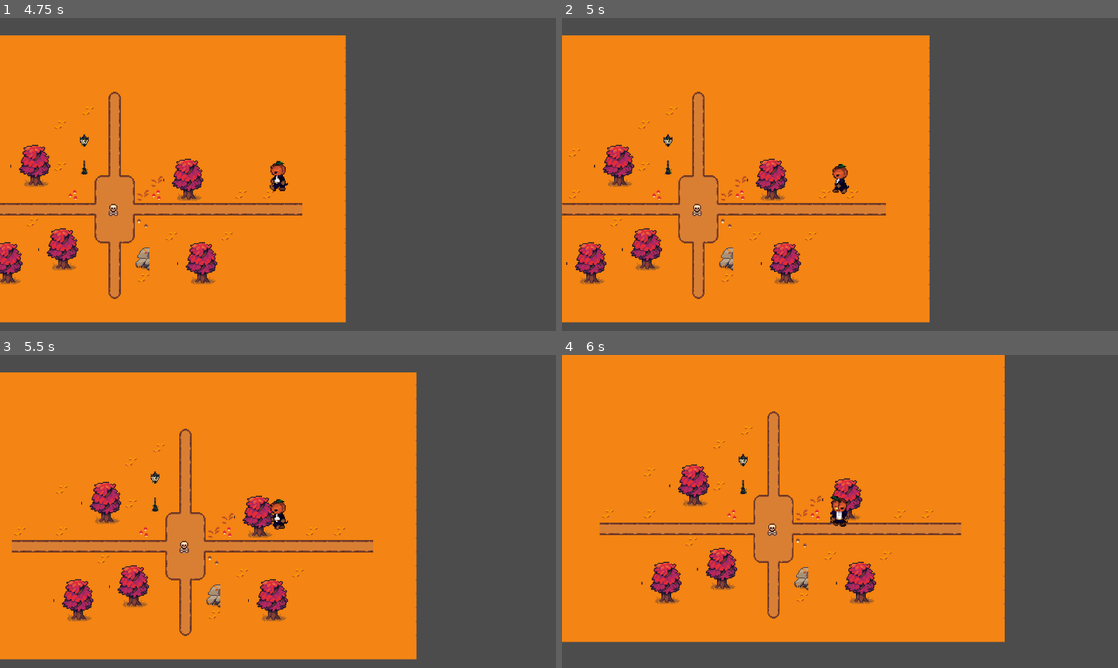
Above: before the commit, frames 1-4 (two rows, left to right).
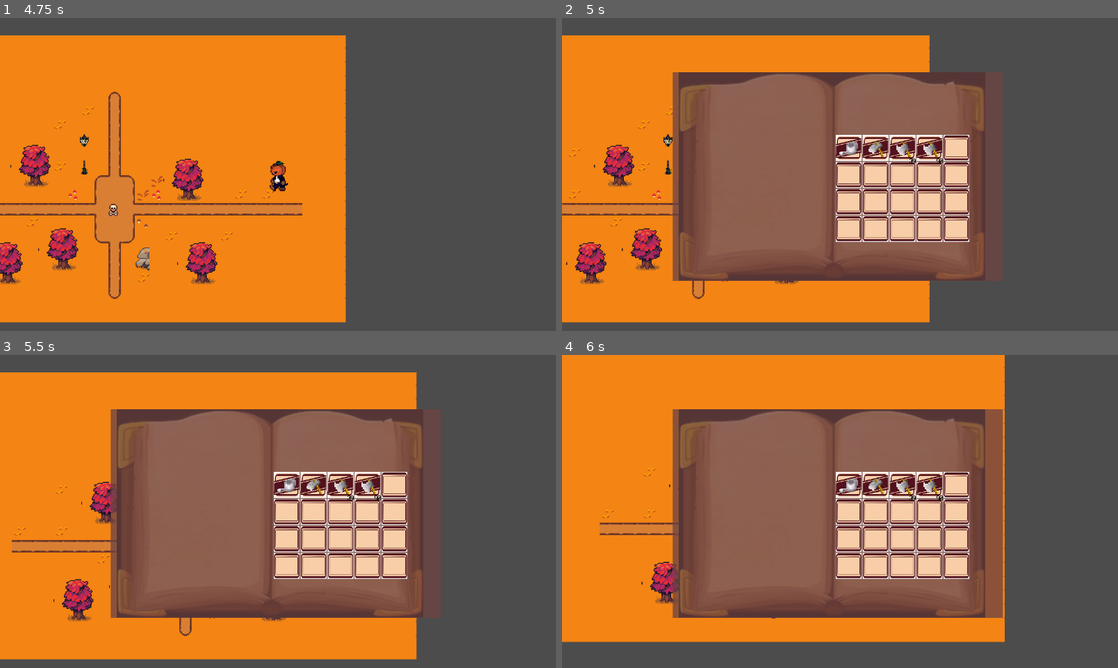
Above: after the commit, the same moments.

Repository: debsscc/Hallowtown
Game: Godot game, scene res://scenes/menu.tscn
Same seed, same stepped clock (60 frames per second), same inputs: the game is played once before the commit and once after it.
Inputs (mouse positions are in pixels of both pictures, inside the frame that each line leads up to):
- Up to frame 1 (4.75 s): click (278, 246) at 0.5 s; tap Enter (enter) at 1.25, 2.1, 3.05, 3.6 s; move the mouse to (400, 158) at 1.27 s; hold D (right) 1.28-2.03 s; hold Enter (enter) 1.28-2.03 s; click (400, 158) at 1.42 s; move the mouse to (166, 190) at 2.02 s; hold S (down) 2.03-2.78 s; click (166, 190) at 2.17 s; move the mouse to (333, 105) at 2.77 s; hold D (right) 2.78-3.53 s; hold Shift (run) 2.78-3.53 s; click (333, 105) at 2.92 s; move the mouse to (250, 237) at 3.52 s; hold W (up) 3.53-4.28 s; click (250, 237) at 3.67 s; move the mouse to (444, 221) at 4.27 s; hold A (left) from 4.28 s (still down); hold Enter (enter) from 4.28 s (still down); click (444, 221) at 4.42 s
- Up to frame 2 (5 s): keep holding A (left); keep holding Enter (enter); tap Q (inventory) at 4.9 s
- Up to frame 3 (5.5 s): keep holding A (left); move the mouse to (111, 464) at 5.02 s; release Enter (enter) at 5.03 s; tap Shift (run) at 5.1 s; click (111, 464) at 5.17 s; tap Enter (enter) at 5.3 s
- Up to frame 4 (6 s): move the mouse to (867, 511) at 5.77 s; release A (left) at 5.78 s; hold S (down) from 5.78 s (still down); hold Enter (enter) from 5.78 s (still down); click (867, 511) at 5.92 s

Frame 1 is identical in both runs. In frame 2, 39% of the frame differs, in the area x 19-80%, y 17-84%; in frame 3, 39%; in frame 4, 39%.

Commit message:
update playerinventory.gd

Diff:
--- a/data/ItemData.json
+++ b/data/ItemData.json
@@ -9,9 +9,9 @@
 		"StackSize": 1,
 		"Description": "Ferramenta utilizada para regar as plantas."
 	},
-	"Axe": {
+	"Guarana Seed": {
 		"ItemCategory": "Seed",
 		"StackSize": 99,
-		"Description": "Sementes para cultivar Guarana."
+		"Description": "Semente que origina o Guarana."
 	},
 }
--- a/project.godot
+++ b/project.godot
@@ -17,6 +17,7 @@
 
 Global="*res://scripts/global.gd"
 JSONdata="*res://scripts/JSONdata.gd"
+PlayerInventory="*res://scripts/playerinventory.gd"
 
 [display]
 
@@ -89,19 +90,19 @@
 , Object(InputEventKey,"resource_local_to_scene":false,"resource_name":"","device":0,"alt":false,"shift":false,"control":true,"meta":false,"command":true,"pressed":false,"scancode":0,"physical_scancode":16777240,"unicode":0,"echo":false,"script":null)
  ]
 }
-E={
-"deadzone": 0.5,
-"events": [ Object(InputEventKey,"resource_local_to_scene":false,"resource_name":"","device":0,"alt":false,"shift":false,"control":false,"meta":false,"command":false,"pressed":false,"scancode":0,"physical_scancode":69,"unicode":0,"echo":false,"script":null)
- ]
-}
 inventory={
 "deadzone": 0.5,
 "events": [ Object(InputEventKey,"resource_local_to_scene":false,"resource_name":"","device":0,"alt":false,"shift":false,"control":false,"meta":false,"command":false,"pressed":false,"scancode":0,"physical_scancode":81,"unicode":0,"echo":false,"script":null)
  ]
 }
-Q={
+tab={
 "deadzone": 0.5,
-"events": [ Object(InputEventKey,"resource_local_to_scene":false,"resource_name":"","device":0,"alt":false,"shift":false,"control":false,"meta":false,"command":false,"pressed":false,"scancode":0,"physical_scancode":81,"unicode":0,"echo":false,"script":null)
+"events": [ Object(InputEventKey,"resource_local_to_scene":false,"resource_name":"","device":0,"alt":false,"shift":false,"control":false,"meta":false,"command":false,"pressed":false,"scancode":0,"physical_scancode":16777218,"unicode":0,"echo":false,"script":null)
+ ]
+}
+pause={
+"deadzone": 0.5,
+"events": [ Object(InputEventKey,"resource_local_to_scene":false,"resource_name":"","device":0,"alt":false,"shift":false,"control":false,"meta":false,"command":false,"pressed":false,"scancode":0,"physical_scancode":16777217,"unicode":0,"echo":false,"script":null)
  ]
 }
 rigth_click={
@@ -114,11 +115,6 @@
 "events": [ Object(InputEventMouseButton,"resource_local_to_scene":false,"resource_name":"","device":0,"alt":false,"shi …(212 unchanged characters)…
  ]
 }
-pause={
-"deadzone": 0.5,
-"events": [ Object(InputEventKey,"resource_local_to_scene":false,"resource_name":"","device":0,"alt":false,"shift":false,"control":false,"meta":false,"command":false,"pressed":false,"scancode":0,"physical_scancode":16777217,"unicode":0,"echo":false,"script":null)
- ]
-}
 scroll_down={
 "deadzone": 0.5,
 "events": [ Object(InputEventMouseButton,"resource_local_to_scene":false,"resource_name":"","device":0,"alt":false,"shi …(212 unchanged characters)…
@@ -129,11 +125,6 @@
 "events": [ Object(InputEventMouseButton,"resource_local_to_scene":false,"resource_name":"","device":0,"alt":false,"shi …(212 unchanged characters)…
  ]
 }
-Tab={
-"deadzone": 0.5,
-"events": [ Object(InputEventKey,"resource_local_to_scene":false,"resource_name":"","device":0,"alt":false,"shift":false,"control":false,"meta":false,"command":false,"pressed":false,"scancode":0,"physical_scancode":16777218,"unicode":0,"echo":false,"script":null)
- ]
-}
 
 [physics]
 
--- a/scenes/inventory.tscn
+++ b/scenes/inventory.tscn
@@ -10,198 +10,198 @@
 region_rect = Rect2( 0, 0, 482, 247 )
 
 [node name="inventory" type="Node2D"]
-scale = Vector2( 3, 3 )
 script = ExtResource( 4 )
 
 [node name="TextureRect" type="TextureRect" parent="."]
 margin_right = 1175.0
 margin_bottom = 799.0
-rect_scale = Vector2( 0.3, 0.3 )
+rect_scale = Vector2( 0.6, 0.6 )
 texture = ExtResource( 1 )
 
 [node name="ColorRect" type="ColorRect" parent="."]
-margin_right = 380.0
-margin_bottom = 240.0
+margin_left = -14.0
+margin_right = 746.0
+margin_bottom = 480.0
 color = Color( 0.431373, 0.266667, 0.266667, 0.780392 )
 
 [node name="GridContainer" type="GridContainer" parent="."]
-margin_left = 188.0
-margin_top = 61.0
-margin_right = 321.0
-margin_bottom = 167.0
+margin_left = 361.0
+margin_top = 144.0
+margin_right = 669.0
+margin_bottom = 390.0
 custom_constants/vseparation = 2
 custom_constants/hseparation = 2
 columns = 5
 
 [node name="Slot1" type="Panel" parent="GridContainer"]
-margin_right = 25.0
-margin_bottom = 25.0
-rect_min_size = Vector2( 25, 25 )
+margin_right = 60.0
+margin_bottom = 60.0
+rect_min_size = Vector2( 60, 60 )
 rect_pivot_offset = Vector2( -368, -85 )
 custom_styles/panel = SubResource( 1 )
 script = ExtResource( 3 )
 
 [node name="Slot2" type="Panel" parent="GridContainer"]
-margin_left = 27.0
-margin_right = 52.0
-margin_bottom = 25.0
-rect_min_size = Vector2( 25, 25 )
+margin_left = 62.0
+margin_right = 122.0
+margin_bottom = 60.0
+rect_min_size = Vector2( 60, 60 )
 custom_styles/panel = SubResource( 1 )
 script = ExtResource( 3 )
 
 [node name="Slot3" type="Panel" parent="GridContainer"]
-margin_left = 54.0
-margin_right = 79.0
-margin_bottom = 25.0
-rect_min_size = Vector2( 25, 25 )
+margin_left = 124.0
+margin_right = 184.0
+margin_bottom = 60.0
+rect_min_size = Vector2( 60, 60 )
 custom_styles/panel = SubResource( 1 )
 script = ExtResource( 3 )
 
 [node name="Slot4" type="Panel" parent="GridContainer"]
-margin_left = 81.0
-margin_right = 106.0
-margin_bottom = 25.0
-rect_min_size = Vector2( 25, 25 )
+margin_left = 186.0
+margin_right = 246.0
+margin_bottom = 60.0
+rect_min_size = Vector2( 60, 60 )
 custom_styles/panel = SubResource( 1 )
 script = ExtResource( 3 )
 
 [node name="Slot5" type="Panel" parent="GridContainer"]
-margin_left = 108.0
-margin_right = 133.0
-margin_bottom = 25.0
-rect_min_size = Vector2( 25, 25 )
+margin_left = 248.0
+margin_right = 308.0
+margin_bottom = 60.0
+rect_min_size = Vector2( 60, 60 )
 custom_styles/panel = SubResource( 1 )
 script = ExtResource( 3 )
 
 [node name="Slot6" type="Panel" parent="GridContainer"]
-margin_top = 27.0
-margin_right = 25.0
-margin_bottom = 52.0
-rect_min_size = Vector2( 25, 25 )
+margin_top = 62.0
+margin_right = 60.0
+margin_bottom = 122.0
+rect_min_size = Vector2( 60, 60 )
 custom_styles/panel = SubResource( 1 )
 script = ExtResource( 3 )
 
 [node name="Slot7" type="Panel" parent="GridContainer"]
-margin_left = 27.0
-margin_top = 27.0
-margin_right = 52.0
-margin_bottom = 52.0
-rect_min_size = Vector2( 25, 25 )
+margin_left = 62.0
+margin_top = 62.0
+margin_right = 122.0
+margin_bottom = 122.0
+rect_min_size = Vector2( 60, 60 )
 custom_styles/panel = SubResource( 1 )
 script = ExtResource( 3 )
 
 [node name="Slot8" type="Panel" parent="GridContainer"]
-margin_left = 54.0
-margin_top = 27.0
-margin_right = 79.0
-margin_bottom = 52.0
-rect_min_size = Vector2( 25, 25 )
+margin_left = 124.0
+margin_top = 62.0
+margin_right = 184.0
+margin_bottom = 122.0
+rect_min_size = Vector2( 60, 60 )
 custom_styles/panel = SubResource( 1 )
 script = ExtResource( 3 )
 
 [node name="Slot9" type="Panel" parent="GridContainer"]
-margin_left = 81.0
-margin_top = 27.0
-margin_right = 106.0
-margin_bottom = 52.0
-rect_min_size = Vector2( 25, 25 )
+margin_left = 186.0
+margin_top = 62.0
+margin_right = 246.0
+margin_bottom = 122.0
+rect_min_size = Vector2( 60, 60 )
 custom_styles/panel = SubResource( 1 )
 script = ExtResource( 3 )
 
 [node name="Slot10" type="Panel" parent="GridContainer"]
-margin_left = 108.0
-margin_top = 27.0
-margin_right = 133.0
-margin_bottom = 52.0
-rect_min_size = Vector2( 25, 25 )
+margin_left = 248.0
+margin_top = 62.0
+margin_right = 308.0
+margin_bottom = 122.0
+rect_min_size = Vector2( 60, 60 )
 custom_styles/panel = SubResource( 1 )
 script = ExtResource( 3 )
 
 [node name="Slot11" type="Panel" parent="GridContainer"]
-margin_top = 54.0
-margin_right = 25.0
-margin_bottom = 79.0
-rect_min_size = Vector2( 25, 25 )
+margin_top = 124.0
+margin_right = 60.0
+margin_bottom = 184.0
+rect_min_size = Vector2( 60, 60 )
 rect_pivot_offset = Vector2( -368, -85 )
 custom_styles/panel = SubResource( 1 )
 script = ExtResource( 3 )
 
 [node name="Slot12" type="Panel" parent="GridContainer"]
-margin_left = 27.0
-margin_top = 54.0
-margin_right = 52.0
-margin_bottom = 79.0
-rect_min_size = Vector2( 25, 25 )
+margin_left = 62.0
+margin_top = 124.0
+margin_right = 122.0
+margin_bottom = 184.0
+rect_min_size = Vector2( 60, 60 )
 custom_styles/panel = SubResource( 1 )
 script = ExtResource( 3 )
 
 [node name="Slot13" type="Panel" parent="GridContainer"]
-margin_left = 54.0
-margin_top = 54.0
-margin_right = 79.0
-margin_bottom = 79.0
-rect_min_size = Vector2( 25, 25 )
+margin_left = 124.0
+margin_top = 124.0
+margin_right = 184.0
+margin_bottom = 184.0
+rect_min_size = Vector2( 60, 60 )
 custom_styles/panel = SubResource( 1 )
 script = ExtResource( 3 )
 
 [node name="Slot14" type="Panel" parent="GridContainer"]
-margin_left = 81.0
-margin_top = 54.0
-margin_right = 106.0
-margin_bottom = 79.0
-rect_min_size = Vector2( 25, 25 )
+margin_left = 186.0
+margin_top = 124.0
+margin_right = 246.0
+margin_bottom = 184.0
+rect_min_size = Vector2( 60, 60 )
 custom_styles/panel = SubResource( 1 )
 script = ExtResource( 3 )
 
 [node name="Slot15" type="Panel" parent="GridContainer"]
-margin_left = 108.0
-margin_top = 54.0
-margin_right = 133.0
-margin_bottom = 79.0
-rect_min_size = Vector2( 25, 25 )
+margin_left = 248.0
+margin_top = 124.0
+margin_right = 308.0
+margin_bottom = 184.0
+rect_min_size = Vector2( 60, 60 )
 custom_styles/panel = SubResource( 1 )
 script = ExtResource( 3 )
 
 [node name="Slot16" type="Panel" parent="GridContainer"]
-margin_top = 81.0
-margin_right = 25.0
-margin_bottom = 106.0
-rect_min_size = Vector2( 25, 25 )
+margin_top = 186.0
+margin_right = 60.0
+margin_bottom = 246.0
+rect_min_size = Vector2( 60, 60 )
 custom_styles/panel = SubResource( 1 )
 script = ExtResource( 3 )
 
 [node name="Slot17" type="Panel" parent="GridContainer"]
-margin_left = 27.0
-margin_top = 81.0
-margin_right = 52.0
-margin_bottom = 106.0
-rect_min_size = Vector2( 25, 25 )
+margin_left = 62.0
+margin_top = 186.0
+margin_right = 122.0
+margin_bottom = 246.0
+rect_min_size = Vector2( 60, 60 )
 custom_styles/panel = SubResource( 1 )
 script = ExtResource( 3 )
 
 [node name="Slot18" type="Panel" parent="GridContainer"]
-margin_left = 54.0
-margin_top = 81.0
-margin_right = 79.0
-margin_bottom = 106.0
-rect_min_size = Vector2( 25, 25 )
+margin_left = 124.0
+margin_top = 186.0
+margin_right = 184.0
+margin_bottom = 246.0
+rect_min_size = Vector2( 60, 60 )
 custom_styles/panel = SubResource( 1 )
 script = ExtResource( 3 )
 
 [node name="Slot19" type="Panel" parent="GridContainer"]
-margin_left = 81.0
-margin_top = 81.0
-margin_right = 106.0
-margin_bottom = 106.0
-rect_min_size = Vector2( 25, 25 )
+margin_left = 186.0
+margin_top = 186.0
+margin_right = 246.0
+margin_bottom = 246.0
+rect_min_size = Vector2( 60, 60 )
 custom_styles/panel = SubResource( 1 )
 script = ExtResource( 3 )
 
 [node name="Slot20" type="Panel" parent="GridContainer"]
-margin_left = 108.0
-margin_top = 81.0
-margin_right = 133.0
-margin_bottom = 106.0
-rect_min_size = Vector2( 25, 25 )
-custom_styles/panel = SubResource( 1 )
-script = ExtResource( 3 )
+margin_left = 248.0
+margin_top = 186.0
+margin_right = 308.0
+margin_bottom = 246.0
+rect_min_size = Vector2( 60, 60 )
+custom_styles/panel = SubResource( 1 )
+script = ExtResource( 3 )
--- a/scenes/item.tscn
+++ b/scenes/item.tscn
@@ -1,7 +1,7 @@
 [gd_scene load_steps=5 format=2]
 
 [ext_resource path="res://scripts/item.gd" type="Script" id=1]
-[ext_resource path="res://assets/Item/Axe.png" type="Texture" id=2]
+[ext_resource path="res://assets/Item/Watering Can.png" type="Texture" id=2]
 [ext_resource path="res://tipografias/easvhs.ttf" type="DynamicFontData" id=3]
 
 [sub_resource type="DynamicFont" id=1]
@@ -10,10 +10,13 @@
 font_data = ExtResource( 3 )
 
 [node name="item" type="Node2D"]
+scale = Vector2( 2.7, 2.7 )
 z_index = 1
 script = ExtResource( 1 )
 
 [node name="TextureRect" type="TextureRect" parent="."]
+margin_right = 100.0
+margin_bottom = 100.0
 rect_min_size = Vector2( 20, 20 )
 rect_scale = Vector2( 0.25, 0.25 )
 mouse_filter = 2
--- a/scenes/main.tscn
+++ b/scenes/main.tscn
@@ -7,6 +7,8 @@
 [ext_resource path="res://assets/Tiny FOREST/items_objects/autumn items.png" type="Texture" id=5]
 [ext_resource path="res://assets/arvores.png" type="Texture" id=6]
 [ext_resource path="res://scenes/store.tscn" type="PackedScene" id=7]
+[ext_resource path="res://scripts/userinterface.gd" type="Script" id=8]
+[ext_resource path="res://scenes/inventory.tscn" type="PackedScene" id=9]
 
 [sub_resource type="TileSet" id=1]
 0/name = "autumn tilemap.png 0"
@@ -1904,3 +1906,10 @@
 
 [node name="store" parent="Loja" instance=ExtResource( 7 )]
 position = Vector2( -198, 40 )
+
+[node name="UserInterface" type="CanvasLayer" parent="."]
+script = ExtResource( 8 )
+
+[node name="inventory" parent="UserInterface" instance=ExtResource( 9 )]
+visible = false
+position = Vector2( 269, 125 )
--- a/scenes/player.tscn
+++ b/scenes/player.tscn
@@ -6,7 +6,6 @@
 [ext_resource path="res://Characters/Pumpking boi/andabaixo-Sheet.png" type="Texture" id=4]
 [ext_resource path="res://Characters/Pumpking boi/andadir-Sheet.png" type="Texture" id=5]
 [ext_resource path="res://Characters/Pumpking boi/andacima-Sheet-Sheet.png" type="Texture" id=6]
-[ext_resource path="res://scenes/inventory.tscn" type="PackedScene" id=7]
 
 [sub_resource type="AtlasTexture" id=44]
 atlas = ExtResource( 1 )
@@ -212,7 +211,7 @@
 scale = Vector2( 1.17969, 1.17969 )
 frames = SubResource( 56 )
 animation = "sidewalk-esq"
-frame = 5
+frame = 4
 playing = true
 
 [node name="Camera2D" type="Camera2D" parent="."]
@@ -222,9 +221,3 @@
 [node name="CollisionShape2D" type="CollisionShape2D" parent="."]
 position = Vector2( 0, 4 )
 shape = SubResource( 43 )
-
-[node name="UI" type="Node2D" parent="."]
-
-[node name="inventory" parent="UI" instance=ExtResource( 7 )]
-visible = false
-position = Vector2( -191, -114 )
--- a/scripts/inventory.gd
+++ b/scripts/inventory.gd
@@ -5,38 +5,66 @@
 var holding_item = null
 
 func _ready():
-	for inv_slot in inventory_slots.get_children():
-		inv_slot.connect("gui_input", self, "slot_gui_input", [inv_slot])
+	var slots = inventory_slots.get_children()
+	for i in range(slots.size()):
+		slots[i].connect("gui_input", self, "slot_gui_input", [slots[i]])
+		slots[i].slot_index = i
+	initialize_inventory()
+
+func initialize_inventory():
+	var slots = inventory_slots.get_children()
+	for i in range(slots.size()):
+		if PlayerInventory.inventory.has(i):
+			slots[i].initialize_item(PlayerInventory.inventory[i][0], PlayerInventory.inventory[i][1])
+
 
 func slot_gui_input(event: InputEvent, slot: SlotClass):
 	if event is InputEventMouseButton:
 		if event.button_index == BUTTON_LEFT && event.pressed:
-			if holding_item != null: #segurando item
-				if !slot.item: #slot vazio
-					slot.putIntoSlot(holding_item)
-					holding_item = null
+			if holding_item != null:
+				if !slot.item:
+					left_click_empty_slot(slot)
 				else: #slot ocupado
-					if holding_item.item_name != slot.item.item_name: #item diferente = trocar
-						var temp_item = slot.item
-						slot.pickFromSlot()
-						temp_item.global_position = event.global_position
-						slot.putIntoSlot(holding_item)
-						holding_item = temp_item
-					else: #item igual = mesclar
-						var stack_size = int(JSONdata.item_data[slot.item.item_name]["StackSize"])
-						var able_to_add = stack_size - slot.item.item_quantity
-						if able_to_add >= holding_item.item_quantity:
-							slot.item.add_item_quantity(holding_item.item_quantity)
-							holding_item.queue_free()
-							holding_item = null
-						else:
-							slot.item.add_item_quantity(able_to_add)
-							holding_item.decrease_item_quantity(able_to_add)
-			elif slot.item: #não esta segurando item
-				holding_item = slot.item
-				slot.pickFromSlot()
-				holding_item.global_position = get_global_mouse_position()
+					if holding_item.item_name != slot.item.item_name:
+						left_click_different_item(event, slot)
+					else:
+						left_click_same_item(slot)
+			elif slot.item:
+				left_click_not_holding(slot)
 
 func _input(event):
 	if holding_item:
 		holding_item.global_position = get_global_mouse_position()
+
+func left_click_empty_slot(slot: SlotClass):
+	PlayerInventory.add_item_to_empty_slot(holding_item, slot)
+	slot.putIntoSlot(holding_item)
+	holding_item = null
+
+func left_click_different_item(event: InputEvent, slot: SlotClass):
+	PlayerInventory.remove_item(slot)
+	PlayerInventory.add_item_to_empty_slot(holding_item, slot)
+	var temp_item = slot.item
+	slot.pickFromSlot()
+	temp_item.global_position = event.global_position
+	slot.putIntoSlot(holding_item)
+	holding_item = temp_item
+
+func left_click_same_item(slot: SlotClass):
+	var stack_size = int(JSONdata.item_data[slot.item.item_name]["StackSize"])
+	var able_to_add = stack_size - slot.item.item_quantity
+	if able_to_add >= holding_item.item_quantity:
+		PlayerInventory.add_item_quantity(slot, holding_item.item_quantity)
+		slot.item.add_item_quantity(holding_item.item_quantity)
+		holding_item.queue_free()
+		holding_item = null
+	else:
+		PlayerInventory.add_item_quantity(slot, able_to_add)
+		slot.item.add_item_quantity(able_to_add)
+		holding_item.decrease_item_quantity(able_to_add)
+
+func left_click_not_holding(slot: SlotClass):
+	PlayerInventory.remove_item(slot)
+	holding_item = slot.item
+	slot.pickFromSlot()
+	holding_item.global_position = get_global_mouse_position()
--- a/scripts/item.gd
+++ b/scripts/item.gd
@@ -10,7 +10,7 @@
 	elif rand_val == 1:
 		item_name = "Watering Can"
 	else:
-		item_name = "Axe"
+		item_name = "Guarana Seed"
 
 	$TextureRect.texture = load("res://assets/Item/" + item_name + ".png")
 	var stack_size = int(JSONdata.item_data[item_name]["StackSize"])
@@ -21,6 +21,18 @@
 	else:
 		$Label.text = String(item_quantity)
 
+func set_item(nm, qt):
+	item_name = nm
+	item_quantity = qt
+	$TextureRect.texture = load("res://assets/Item/" + item_name + ".png")
+
+	var stack_size = int(JSONdata.item_data[item_name]["StackSize"])
+	if stack_size == 1:
+		$Label.visible = false
+	else:
+		$Label.visible = true
+		$Label.text = String(item_quantity)
+
 func add_item_quantity(amount_to_add):
 	item_quantity += amount_to_add
 	$Label.text = String(item_quantity)
--- /dev/null
+++ b/scripts/playerinventory.gd
@@ -0,0 +1,39 @@
+extends Node
+
+const ItemClass = preload("res://scripts/item.gd")
+const SlotClass = preload("res://scripts/slot.gd")
+const NUM_INVENTORY_SLOTS = 20
+
+var inventory = {
+	0: ["Watering Can", 1], #[item_name, quantity_item]
+	1: ["Hoe", 1],
+	2: ["Guarana Seed", 39],
+	3: ["Guarana Seed", 90],
+}
+
+func add_item(item_name, item_quantity):
+	for item in inventory:
+		if inventory[item][0] == item_name:
+			var stack_size = int(JSONdata.item_data[item_name]["StackSize"])
+			var able_to_add = stack_size - inventory[item][1]
+			if able_to_add >= item_quantity:
+				inventory[item][1] += item_quantity
+				return
+			else:
+				inventory[item][1] += able_to_add
+				item_quantity = item_quantity - able_to_add
+
+	#se não existe o item no inventário, adicionar a um slot vazio
+	for i in range(NUM_INVENTORY_SLOTS):
+		if inventory.has(i) == false:
+			inventory[i] = [item_name, item_quantity]
+			return
+
+func remove_item(slot: SlotClass):
+	inventory.erase(slot.slot_index)
+
+func add_item_to_empty_slot(item: ItemClass, slot: SlotClass):
+	inventory[slot.slot_index] = [item.item_name, item.item_quantity]
+
+func add_item_quantity(slot: SlotClass, quantity_to_add: int):
+	inventory[slot.slot_index][1] += quantity_to_add
--- a/scripts/slot.gd
+++ b/scripts/slot.gd
@@ -8,6 +8,7 @@
 
 var ItemClass = preload("res://scenes/item.tscn")
 var item = null
+var slot_index
 
 func _ready():
 	empty_style = StyleBoxTexture.new()
@@ -15,9 +16,9 @@
 	empty_style.texture = empty_tex
 	filled_style.texture = filled_tex
 
-	if randi() % 2 == 0:
-		item = ItemClass.instance()
-		add_child(item)
+	#if randi() % 2 == 0:
+		#item = ItemClass.instance()
+		#add_child(item)
 	refresh_style()
 
 func refresh_style():
@@ -40,3 +41,12 @@
 	inventoryNode.remove_child(item)
 	add_child(item)
 	refresh_style()
+
+func initialize_item(item_name, item_quantity):
+	if item == null:
+		item = ItemClass.instance()
+		add_child(item)
+		item.set_item(item_name, item_quantity)
+	else:
+		item.set_item(item_name, item_quantity)
+	refresh_style()
--- /dev/null
+++ b/scripts/userinterface.gd
@@ -0,0 +1,14 @@
+extends CanvasLayer
+
+func _input(event):
+	if event.is_action_pressed("inventory"):
+		$inventory.visible = !$inventory.visible
+		$inventory.initialize_inventory()
+
+func _ready():
+	pass # Replace with function body.
+
+
+# Called every frame. 'delta' is the elapsed time since the previous frame.
+#func _process(delta):
+#	pass
Renamed: assets/Item/Axe.png -> assets/Item/Guarana Seed.png
Not shown, changed: assets/Item/Guarana Seed.png.import
Not shown: 1 places in scenes/main.tscn that only renumber resources
Not shown: 1 places in scenes/player.tscn that only renumber resources
